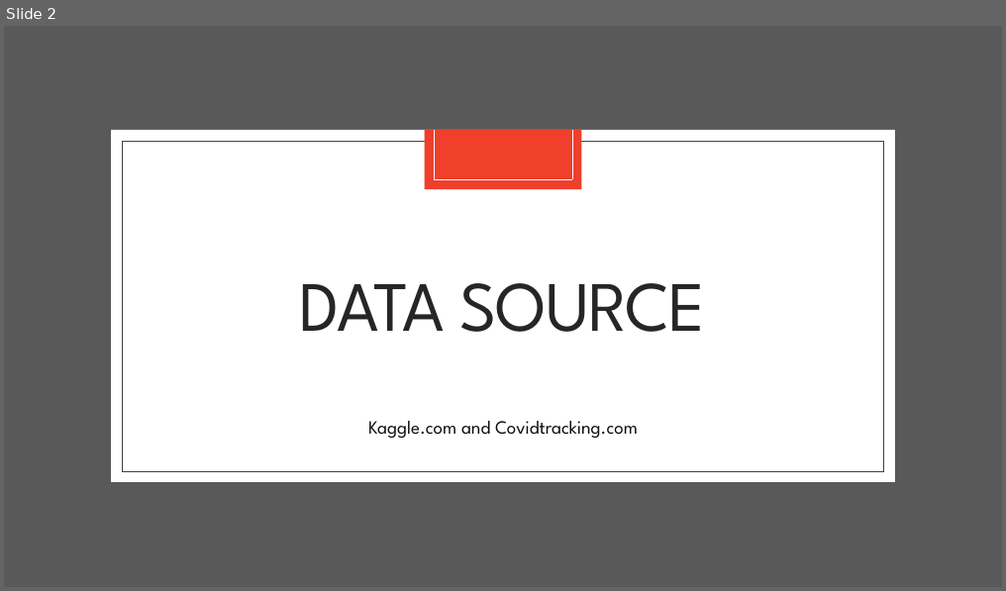
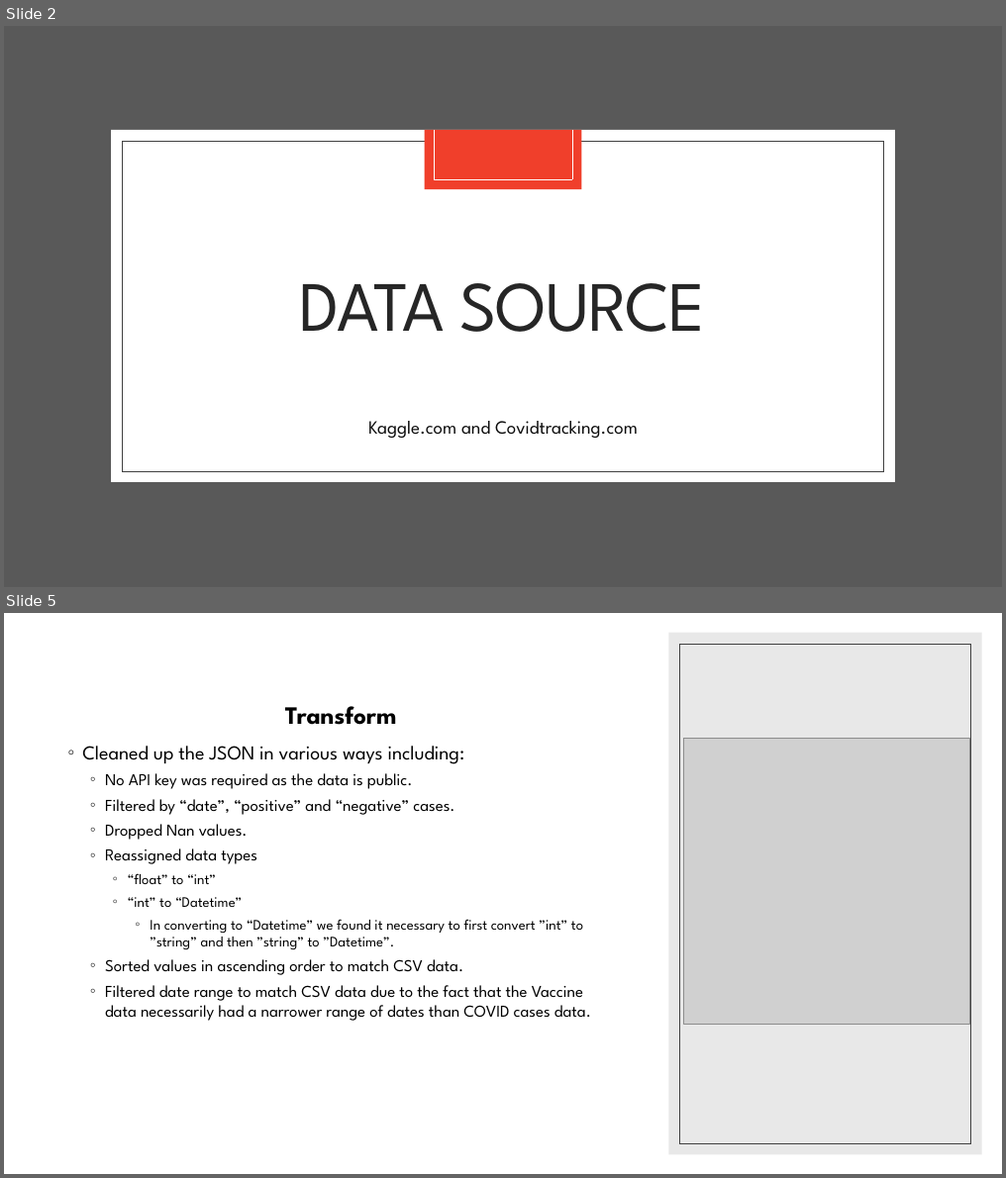
Before and after one commit to bmedford01/ETL_Project, a slide deck: covid19 usa vaccination.pptx. Shown one above the other, each under a label of ours: slide 2 before the commit, slides 2 and 5 after it; the slides between them are not shown. The pictures are 1006x591 and 1006x1178 pixels, drawn with LibreOffice and Linux fonts; fonts in the diff are those of the drawing; grey boxes stand for pictures. Boxes give left, top, right and bottom in pixels: in the first picture for what was removed or moved away, otherwise in the second. Text is boxed around its words. In the diff, an @@ line names an element or a change of style, - is before the commit and + after.

```diff
--- a/covid19 usa vaccination.pptx
+++ b/covid19 usa vaccination.pptx
@@ slide 5 added at bbox=[4, 613, 1002, 1174], background #FFFFFF @@
@@ rectangle added at bbox=[668, 633, 982, 1155], fill #D9D9D9 at 60% opacity @@
@@ rectangle added at bbox=[680, 644, 971, 1144], outline #404040 0.5 pt @@
@@ text added at bbox=[82, 706, 591, 1021], 16 pt, text #000000 @@
+Transform
+◦ Cleaned up the JSON in various ways including:
+  ◦ No API key was required as the data is public.
+  ◦ Filtered by “date”, “positive” and “negative” cases.
+  ◦ Dropped Nan values.
+  ◦ Reassigned data types
+    ◦ “float” to “int”
+    ◦ “int” to “Datetime”
+      ◦ In converting to “Datetime” we found it necessary to first convert ”int” to ”string” and then ”string” to ”Datetime”.
+  ◦ Sorted values in ascending order to match CSV data.
+  ◦ Filtered date range to match CSV data due to the fact that the Vaccine data necessarily had a narrower range of dates than COVID cases data.
@@ picture added at bbox=[684, 738, 969, 1024] @@
```
Also in this commit, not shown: 2 slides changed, 1 other slide added, 1 slide removed, 2 other files.
